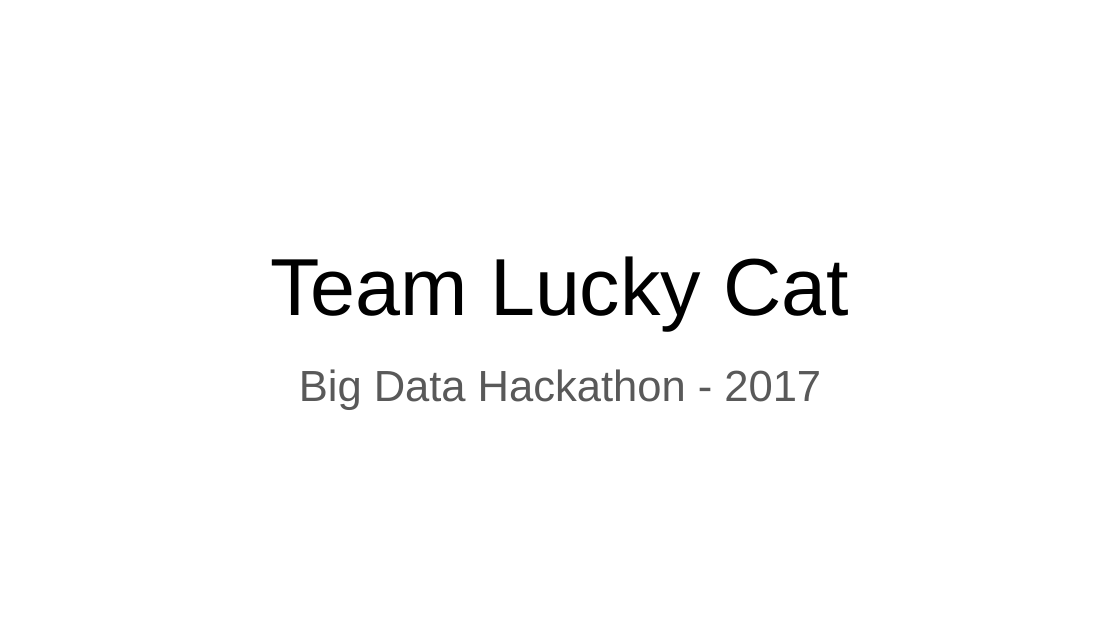
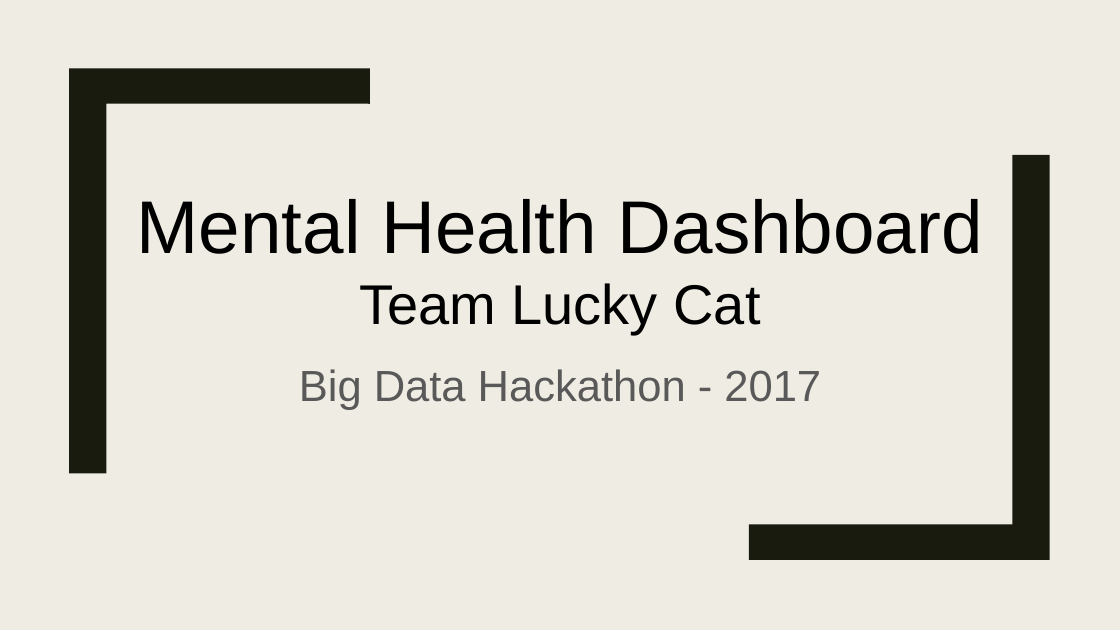
Before and after one commit to kristy0414/big-data-hackathon-in-San-Diego, a slide deck: slide 1 of Team Lucky Cat Project Proposal.pptx. Drawn at 1120x630 pixels with LibreOffice and Linux fonts; fonts in the diff are those of the drawing. Boxes give left, top, right and bottom in pixels: in the first picture for what was removed or moved away, otherwise in the second. Text is boxed around its words. In the diff, an @@ line names an element or a change of style, - is before the commit and + after.

Commit message:
Team Proposal
Proposal for Hackathon Day 1

```diff
--- a/Team Lucky Cat Project Proposal.pptx
+++ b/Team Lucky Cat Project Proposal.pptx
@@ background #FFFFFF to #EFEDE3 @@
@@ freeform shape added at box(69, 68, 371, 474), fill #191B0E @@
@@ freeform shape added at box(749, 155, 1051, 560), fill #191B0E @@
@@ text at box(137, 199, 983, 254): paragraph added @@
+Mental Health Dashboard
@@ text at box(359, 283, 760, 334): size 52 to 36 pt in "Team Lucky Cat" @@
```
Also in this commit, not shown: 2 other slides changed, 2 slides added, 3 slides removed.
